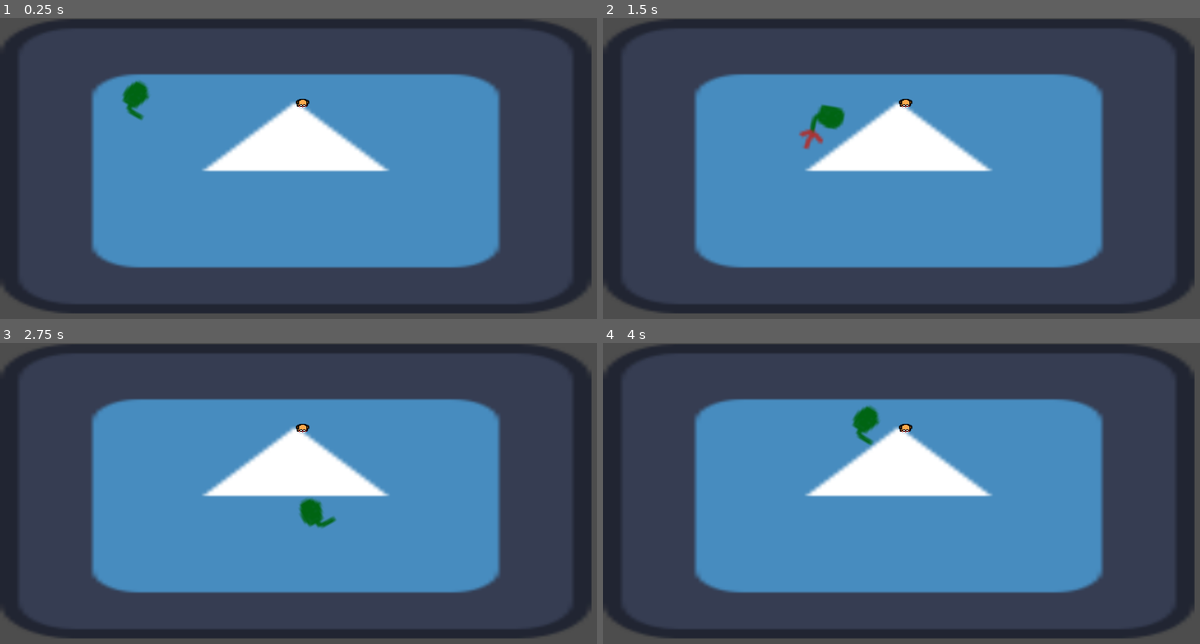
Above: before the commit, frames 1-4 (two rows, left to right).
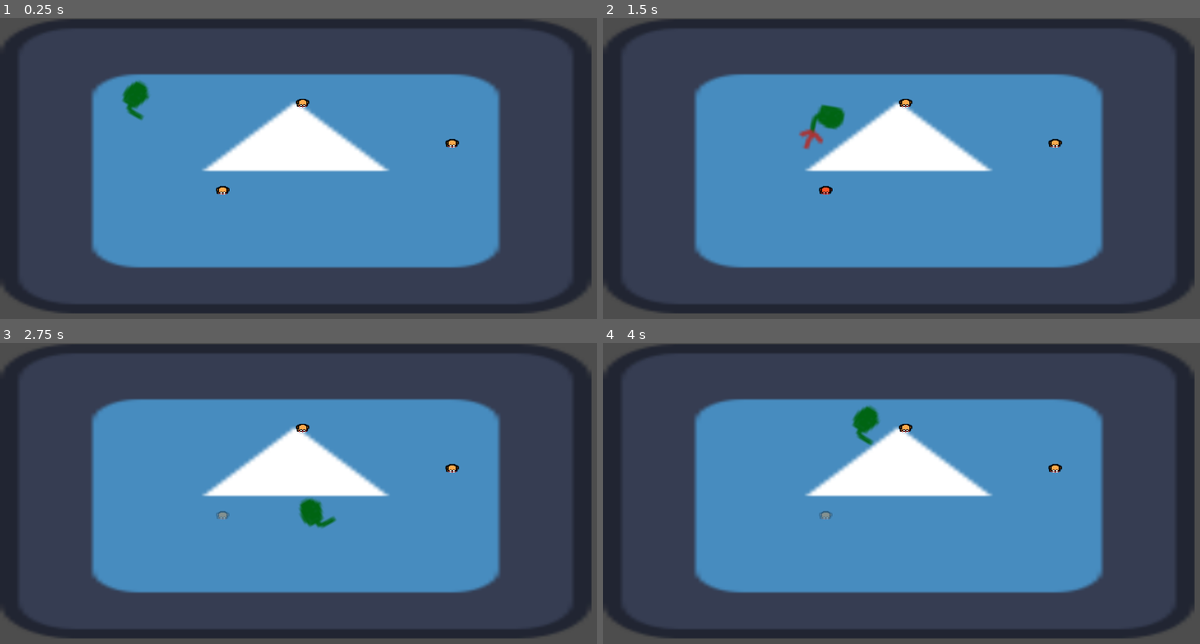
Above: after the commit, the same moments.

Repository: BobWizardLad/risk-it-for-the-biscuit
Game: Godot game, scene res://levels/rylan_debug_level.tscn
Two runs of this game, one before a commit and one after it. Both use one fixed random seed, a clock stepped at 60 frames per second and the inputs below. The project has no main scene, so this scene is started directly. The engine's default icon, where the game draws it, is replaced by a stand-in: a white triangle on a blue panel in a dark square.
Inputs (mouse positions are in pixels of both pictures, inside the frame that each line leads up to):
- Up to frame 1 (0.25 s): no input
- Up to frame 2 (1.5 s): tap Enter at 0.5 s; move the mouse to (1104, 192) at 0.52 s; press the mouse at (1104, 192) at 0.53 s; hold Right (ui_right) 0.53-1.28 s; move the mouse to (811, 231) at 1.27 s; release the mouse at (811, 231) at 1.28 s; hold Down (ui_down) from 1.28 s (still down); click (811, 231) at 1.35 s
- Up to frame 3 (2.75 s): move the mouse to (417, 451) at 2.02 s; release Down (ui_down) at 2.03 s; press the mouse at (417, 451) at 2.03 s; hold Right (ui_right) from 2.03 s (still down)
- Up to frame 4 (4 s): move the mouse to (919, 616) at 2.77 s; release Right (ui_right) at 2.78 s; release the mouse at (919, 616) at 2.78 s; hold Up (ui_up) 2.78-3.53 s; click (919, 616) at 2.85 s; move the mouse to (1158, 595) at 3.52 s; press the mouse at (1158, 595) at 3.53 s; hold Left (ui_left) from 3.53 s (still down)

The runs differ from the first frame. In frame 1, 0.1% of the frame differs, in the area x 36-77%, y 40-59%; in frame 2, 0.1%; in frame 3, 0.1%; in frame 4, 0.1%.

Commit message:
Enemies take damage and Die

Diff:
--- a/bake-hard/levels/rylan_debug_level.tscn
+++ b/bake-hard/levels/rylan_debug_level.tscn
@@ -16,3 +16,9 @@
 
 [node name="Enemy" parent="." instance=ExtResource("3_6elvi")]
 position = Vector2(500, 141)
+
+[node name="Enemy2" parent="." instance=ExtResource("3_6elvi")]
+position = Vector2(747, 208)
+
+[node name="Enemy3" parent="." instance=ExtResource("3_6elvi")]
+position = Vector2(368, 286)
--- a/bake-hard/scenes/enemy.gd
+++ b/bake-hard/scenes/enemy.gd
@@ -1,14 +1,20 @@
+class_name Enemy
 extends CharacterBody2D
 
 @onready var sprite = $Sprites
 @onready var animationplayer = $AnimationPlayer
 
+var is_dead = false
+
 func _ready() -> void:
     pass
 
 func take_attack():
-    print_debug("Enemy took an attack")
+    if !is_dead:
+        print_debug("Enemy took an attack")
 
-    # When hit by an attack, enemy will fall to a deactivated state
-    animationplayer.play("damage")
-    animationplayer.queue("death")
+        # When hit by an attack, enemy will fall to a deactivated state
+        animationplayer.play("damage")
+        animationplayer.queue("death")
+        is_dead = true
+        set_process(false)
--- a/bake-hard/scenes/enemy.tscn
+++ b/bake-hard/scenes/enemy.tscn
@@ -6,6 +6,21 @@
 
 [sub_resource type="CapsuleShape2D" id="CapsuleShape2D_5uy6h"]
 height = 24.0
+
+[sub_resource type="Animation" id="Animation_5uy6h"]
+length = 0.001
+tracks/0/type = "value"
+tracks/0/imported = false
+tracks/0/enabled = true
+tracks/0/path = NodePath("Sprites:modulate")
+tracks/0/interp = 1
+tracks/0/loop_wrap = true
+tracks/0/keys = {
+"times": PackedFloat32Array(0),
+"transitions": PackedFloat32Array(1),
+"update": 0,
+"values": [Color(1, 1, 1, 1)]
+}
 
 [sub_resource type="Animation" id="Animation_4ra3w"]
 resource_name = "damage"
@@ -22,21 +37,6 @@
 "transitions": PackedFloat32Array(1, 1, 1),
 "update": 0,
 "values": [Color(1, 1, 1, 1), Color(1, 0.4, 0.4, 1), Color(1, 1, 1, 1)]
-}
-
-[sub_resource type="Animation" id="Animation_5uy6h"]
-length = 0.001
-tracks/0/type = "value"
-tracks/0/imported = false
-tracks/0/enabled = true
-tracks/0/path = NodePath("Sprites:modulate")
-tracks/0/interp = 1
-tracks/0/loop_wrap = true
-tracks/0/keys = {
-"times": PackedFloat32Array(0),
-"transitions": PackedFloat32Array(1),
-"update": 0,
-"values": [Color(1, 1, 1, 1)]
 }
 
 [sub_resource type="Animation" id="Animation_c4w8v"]
--- a/bake-hard/scripts/player.gd
+++ b/bake-hard/scripts/player.gd
@@ -22,6 +22,23 @@
             velocity.y -= 1
 
         if event.is_action_pressed("fire"):
+            var ray_length = 1000
+            var start_pos = global_position
+            var end_pos = start_pos + Vector2.RIGHT.rotated(rotation) * ray_length
+            var space_state = get_world_2d().direct_space_state
+            var ray_params = PhysicsRayQueryParameters2D.new()
+            ray_params.from = start_pos
+            ray_params.to = end_pos
+            ray_params.exclude = [self]
+            var result = space_state.intersect_ray(ray_params)
+            if result:
+                # You can access result.position, result.collider, etc.
+                if result.collider is Enemy:
+                    print("Hit an Enemy!")
+                    result.collider.take_attack()
+                else:
+                    print("Hit: ", result.collider)
+
             animation_player.play("fire")
             animation_player.queue("idle")
 
Not shown: 1 places in bake-hard/levels/rylan_debug_level.tscn that only renumber resources
Not shown: 1 places in bake-hard/scenes/enemy.tscn that only renumber resources
